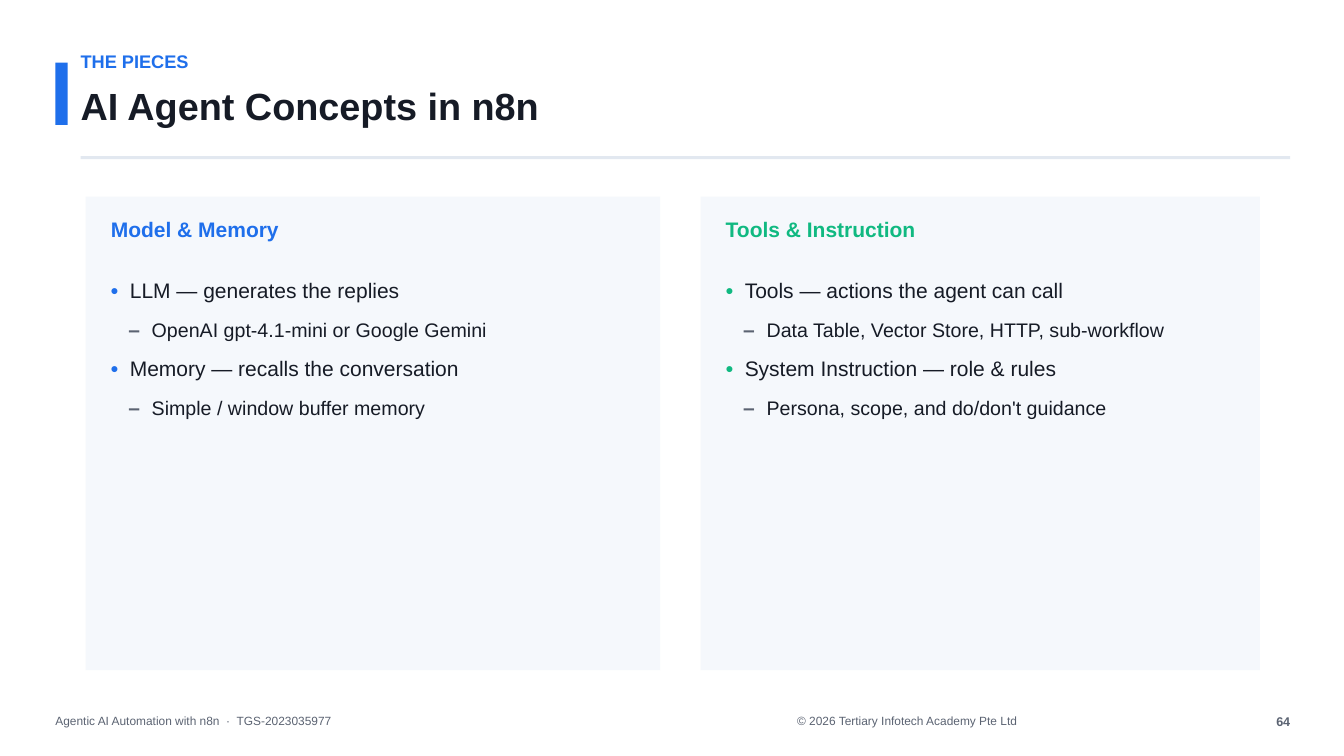
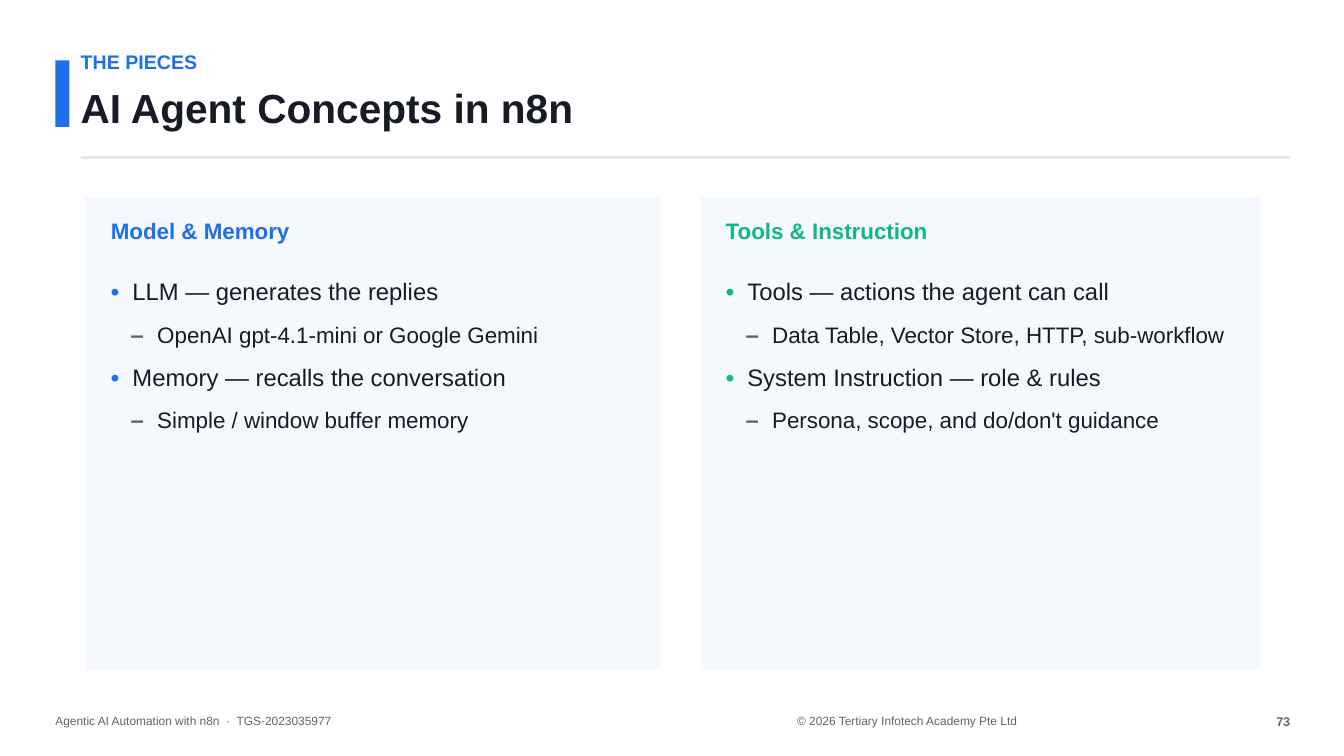
Before and after one commit to tertiarycourses/TGS-2023035977-Agentic-AI-Automation-with-n8n, a slide deck: slide 74 of courseware/n8n-slides.pptx (slide 65 before the commit). Drawn at 1344x756 pixels with LibreOffice and Linux fonts; fonts in the diff are those of the drawing. Boxes give left, top, right and bottom in pixels: in the first picture for what was removed or moved away, otherwise in the second. Text is boxed around its words. In the diff, an @@ line names an element or a change of style, - is before the commit and + after.

```diff
--- a/courseware/n8n-slides.pptx
+++ b/courseware/n8n-slides.pptx
@@ text "THE PIECES" at box(81, 55, 197, 70): size 13 to 14 pt @@
@@ text "AI Agent Concepts in n8n" at box(81, 93, 573, 131): size 27 to 29 pt @@
@@ text "Model & Memory" at box(111, 222, 290, 244): size 15 to 16 pt @@
@@ text "Tools & Instruction" at box(726, 222, 927, 240): size 15 to 16 pt @@
@@ text "• LLM — generates the ..." at box(132, 282, 538, 433): size 15 to 17 pt in "• LLM — generates the replies", "–", "• Memory — recalls the conversation", "–"; size 14 to 16 pt in "OpenAI gpt-4.1-mini or Google Gemini", "Simple / window buffer memory" @@
@@ text "• Tools — actions the ..." at box(747, 282, 1224, 433): size 15 to 17 pt in "• Tools — actions the agent can ...", "–", "• System Instruction — role & rules", "–"; size 14 to 16 pt in "Data Table, Vector Store, HTTP, sub-workflow", "Persona, scope, and do/don't guidance" @@
@@ text at box(1276, 717, 1290, 726): text changed @@
-64
+73
```
Also in this commit, not shown: 147 other slides changed, 26 slides added, 15 other files.
